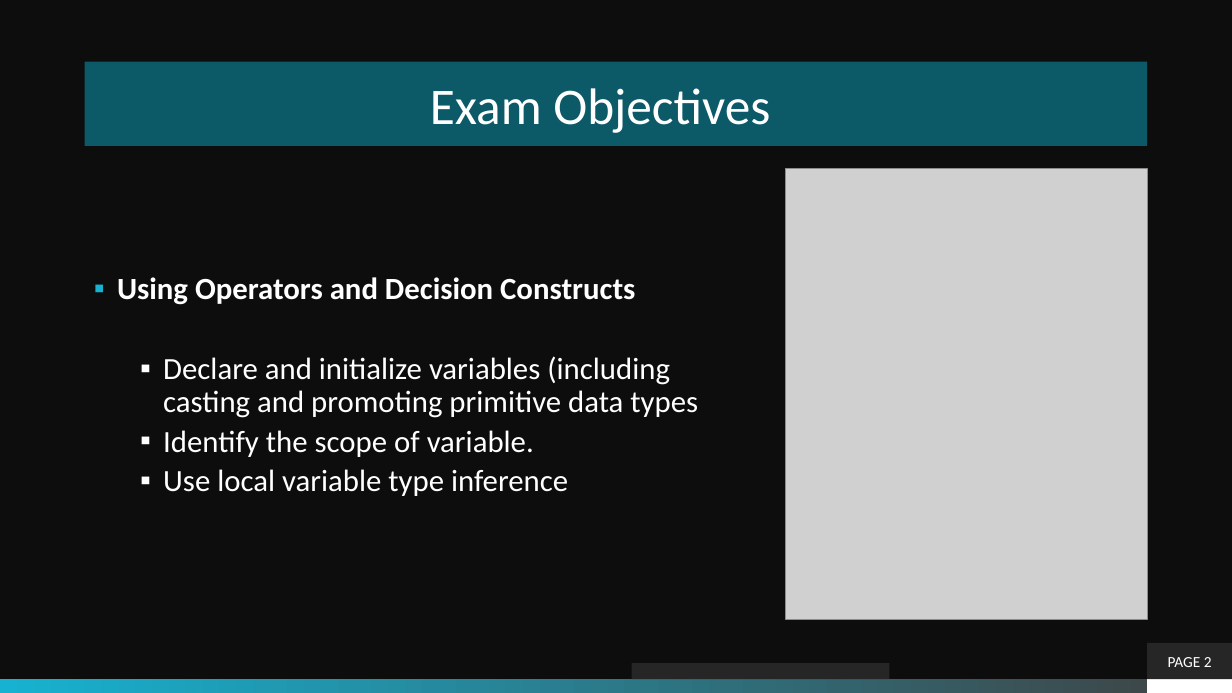
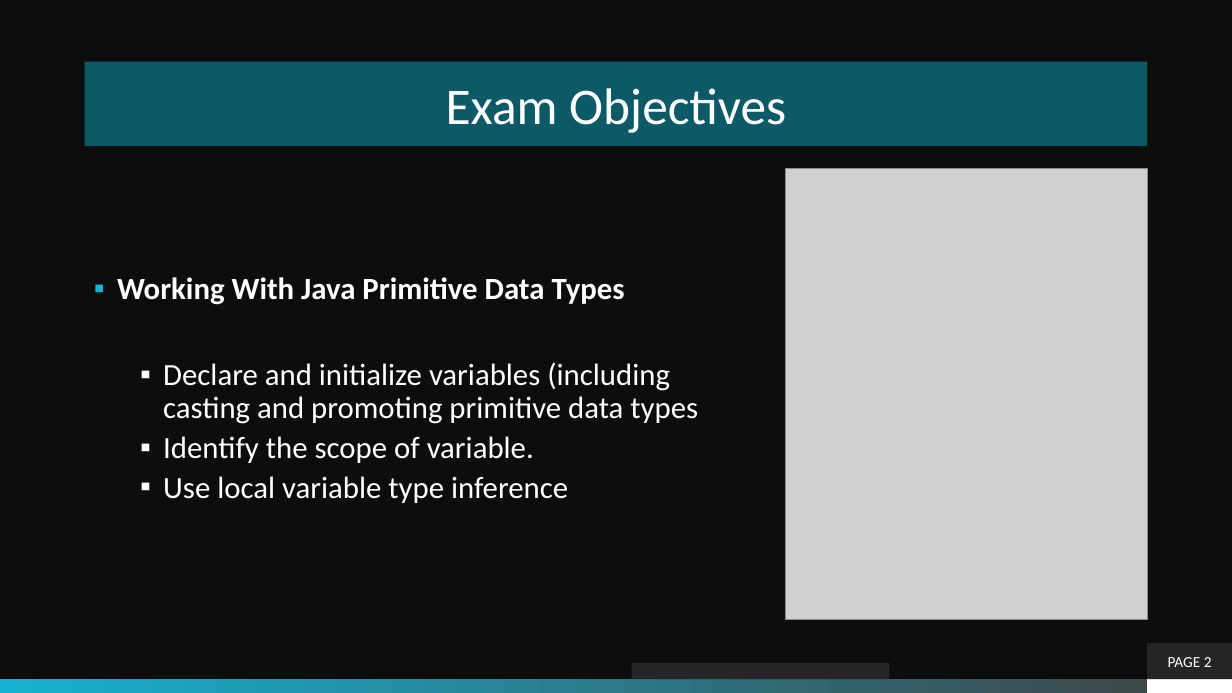
Before and after one commit to theLeonidas/Courses, a slide deck: slide 2 of courseMaterial/Objective-3-Primitives/Data Types [Autosaved].pptx. Drawn at 1232x693 pixels with LibreOffice and Linux fonts; fonts in the diff are those of the drawing; grey boxes stand for pictures; background and template pictures are left out. Boxes give left, top, right and bottom in pixels: in the first picture for what was removed or moved away, otherwise in the second. Text is boxed around its words. In the diff, an @@ line names an element or a change of style, - is before the commit and + after.

```diff
--- a/courseMaterial/Objective-3-Primitives/Data Types [Autosaved].pptx
+++ b/courseMaterial/Objective-3-Primitives/Data Types [Autosaved].pptx
@@ title "Exam Objectives" at <box>85,62,1148,146</box>: alignment left to centre @@
@@ text at <box>117,277,625,305</box>: text changed @@
-▪ Using Operators and Decision Constructs
+▪ Working With Java Primitive Data Types
```
Also in this commit, not shown: 12 other slides changed, 17 other files.
